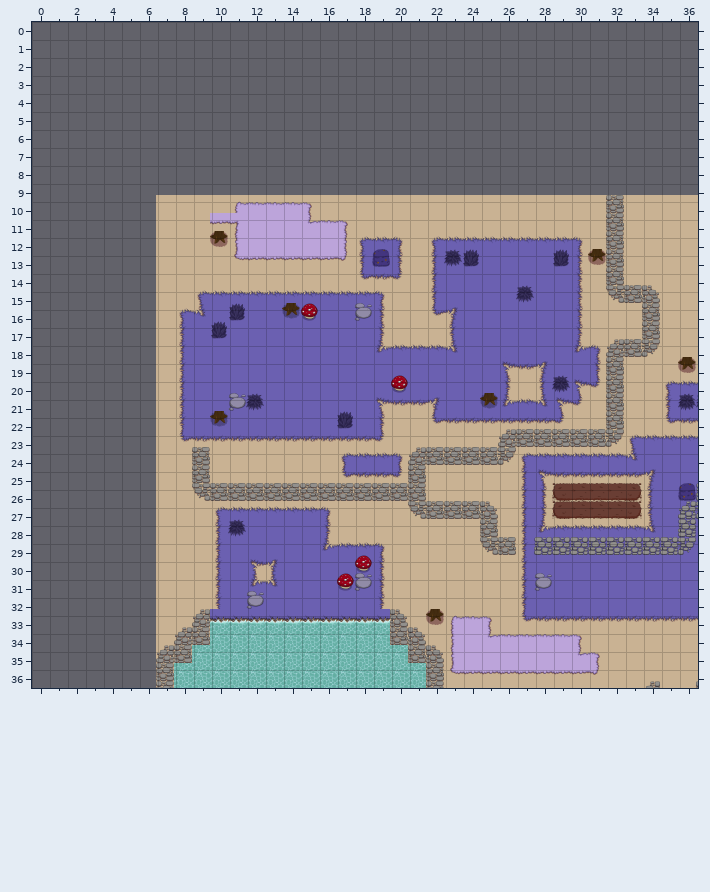
Two states of a Tiled map (JSON), resources/tilemaps/farmland.json. The picture above was drawn from the file before the commit.
Cells are 128x128 px. Shown: x 0..36, y 0..36. The old version is drawn lined up with the new one. Layer "bottom" is drawn 880,1232 px off the grid. Layer "top" is drawn 880,1232 px off the grid.
After the commit:
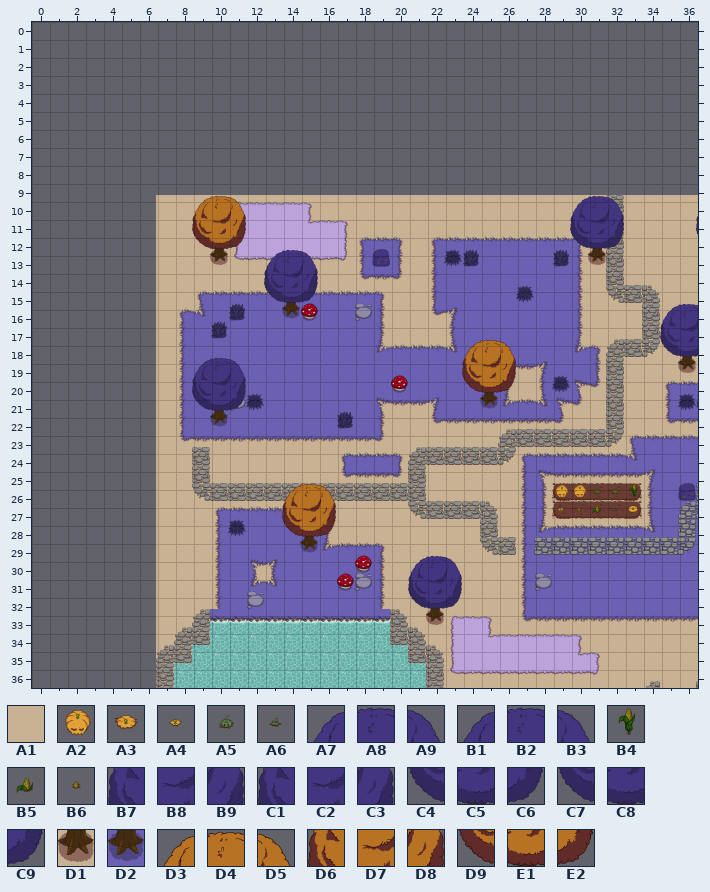
Key: from "Farmland": A1 30, A2 32, A3 33, A4 34, A5 49, A6 50, A7 51, A8 52, A9 53, B1 54, B2 55, B3 56, B4 64, B5 65, B6 66, B7 67, B8 68, B9 69, C1 70, C2 71, C3 72, C4 83, C5 84, C6 85, C7 86, C8 87, C9 88, D1 100, D2 103, D3 115, D4 116, D5 117, D6 131, D7 132, D8 133, D9 147, E1 148, E2 149.
__ is an empty cell.
Tiles of an added or newly shown layer are drawn over the layers below it.
Edits made:
map size 100x100 -> 37x37 cells (old content now starts at -13,-10; both pictures use the new coordinates)
Layer "bottom":
Tile D1 replaces tile A1 in row 3 at x 3.
The edit erases tile D1 in row 2 at x 3.
Layer "top" (now shown):
Tile A2 is added in row 16 at x 22 to 23.
Tile A3 is added in row 17 at x 26.
Tile A4 is added in row 17 at x 22.
Tile A5 is added in row 16 at x 24 to 25.
Tile A6 is added in row 17 at x 25.
Tile A7 is added in row 0 at x 23; in row 6 at x 28; in row 20 at x 14.
Tile A8 is added in row 0 at x 24; in row 6 at x 29; in row 20 at x 15.
Tile A9 is added in row 0 at x 25; in row 6 at x 30; in row 20 at x 16.
Tile B1 is added in row 3 at x 6; in row 9 at x 2.
Tile B2 is added in row 3 at x 7; in row 9 at x 3.
Tile B3 is added in row 3 at x 8; in row 9 at x 4.
Tile B4 is added in row 16 at x 26.
Tile B5 is added in row 17 at x 24.
Tile B6 is added in row 17 at x 23.
Tile B7 is added in row 1 at x 23; in row 7 at x 28; in row 21 at x 14.
Tile B8 is added in row 1 at x 24; in row 7 at x 29; in row 21 at x 15.
Tile B9 is added in row 1 at x 25; in row 7 at x 30; in row 21 at x 16.
Tile C1 is added in row 1 at x 30; in row 4 at x 6; in row 10 at x 2.
Tile C2 is added in row 4 at x 7; in row 10 at x 3.
Tile C3 is added in row 4 at x 8; in row 10 at x 4.
Tile C4 is added in row 2 at x 23; in row 8 at x 28; in row 22 at x 14.
Tile C5 is added in row 2 at x 24; in row 8 at x 29; in row 22 at x 15.
Tile C6 is added in row 2 at x 25; in row 8 at x 30; in row 22 at x 16.
Tile C7 is added in row 2 at x 30; in row 5 at x 6; in row 11 at x 2.
Tile C8 is added in row 5 at x 7; in row 11 at x 3.
Tile C9 is added in row 5 at x 8; in row 11 at x 4.
Tile D2 is added in row 19 at x 8.
Tile D3 is added in row 0 at x 2; in row 8 at x 17; in row 16 at x 7.
Tile D4 is added in row 0 at x 3; in row 8 at x 18; in row 16 at x 8.
Tile D5 is added in row 0 at x 4; in row 8 at x 19; in row 16 at x 9.
Tile D6 is added in row 1 at x 2; in row 9 at x 17; in row 17 at x 7.
Tile D7 is added in row 1 at x 3; in row 9 at x 18; in row 17 at x 8.
Tile D8 is added in row 1 at x 4; in row 9 at x 19; in row 17 at x 9.
Tile D9 is added in row 2 at x 2; in row 10 at x 17; in row 18 at x 7.
Tile E1 is added in row 2 at x 3; in row 10 at x 18; in row 18 at x 8.
Tile E2 is added in row 2 at x 4; in row 10 at x 19; in row 18 at x 9.
